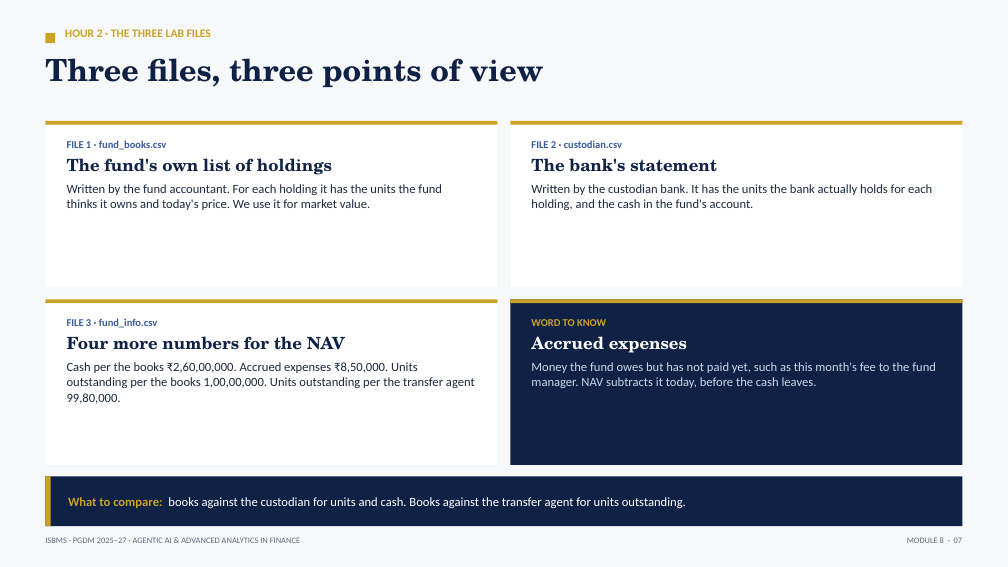
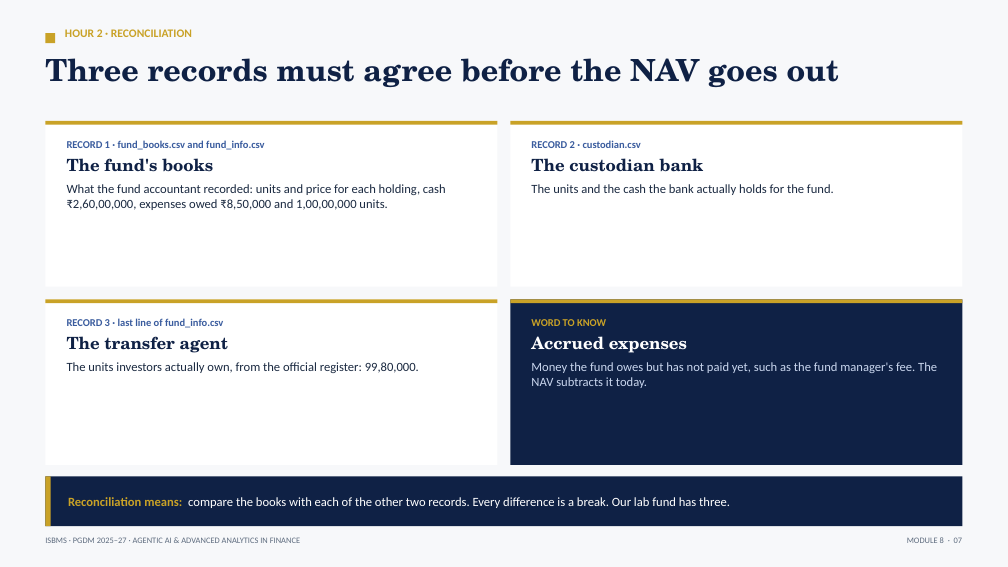
Before and after one commit to tejasgjadhav/AIFINANCE, a slide deck: slide 7 of slides/Module-08-Fund-Administration-NAV.pptx. Drawn at 1008x567 pixels with LibreOffice and Linux fonts; fonts in the diff are those of the drawing. Boxes give left, top, right and bottom in pixels: in the first picture for what was removed or moved away, otherwise in the second. Text is boxed around its words. In the diff, an @@ line names an element or a change of style, - is before the commit and + after.

```diff
--- a/slides/Module-08-Fund-Administration-NAV.pptx
+++ b/slides/Module-08-Fund-Administration-NAV.pptx
@@ text at bbox=[65, 29, 192, 37]: text changed @@
-HOUR 2 · THE THREE LAB FILES
+HOUR 2 · RECONCILIATION
@@ text at bbox=[45, 58, 839, 87]: text changed @@
-Three files, three points of view
+Three records must agree before the NAV goes out
@@ text at bbox=[67, 140, 446, 210]: text changed @@
-FILE 1 · fund_books.csv
-The fund's own list of holdings
-Written by the fund accountant. For each holding it has the units the fund thinks it owns and today's price. We use it for market value.
+RECORD 1 · fund_books.csv and fund_info.csv
+The fund's books
+What the fund accountant recorded: units and price for each holding, cash ₹2,60,00,000, expenses owed ₹8,50,000 and 1,00,00,000 units.
@@ text at bbox=[531, 140, 834, 195]: text changed @@
-FILE 2 · custodian.csv
-The bank's statement
-Written by the custodian bank. It has the units the bank actually holds for each holding, and the cash in the fund's account.
+RECORD 2 · custodian.csv
+The custodian bank
+The units and the cash the bank actually holds for the fund.
@@ text at bbox=[67, 318, 419, 373]: text changed @@
-FILE 3 · fund_info.csv
-Four more numbers for the NAV
-Cash per the books ₹2,60,00,000. Accrued expenses ₹8,50,000. Units outstanding per the books 1,00,00,000. Units outstanding per the transfer agent 99,80,000.
+RECORD 3 · last line of fund_info.csv
+The transfer agent
+The units investors actually own, from the official register: 99,80,000.
@@ text at bbox=[531, 362, 937, 388]: text changed @@
-Money the fund owes but has not paid yet, such as this month's fee to the fund manager. NAV subtracts it today, before the cash leaves.
+Money the fund owes but has not paid yet, such as the fund manager's fee. The NAV subtracts it today.
@@ text at bbox=[68, 497, 730, 508]: text changed @@
-What to compare: books against the custodian for units and cash. Books against the transfer agent for units outstanding.
+Reconciliation means: compare the books with each of the other two records. Every difference is a break. Our lab fund has three.
```
Also in this commit, not shown: 8 other slides changed, 1 slide added, 2 slides removed, 3 other files.
